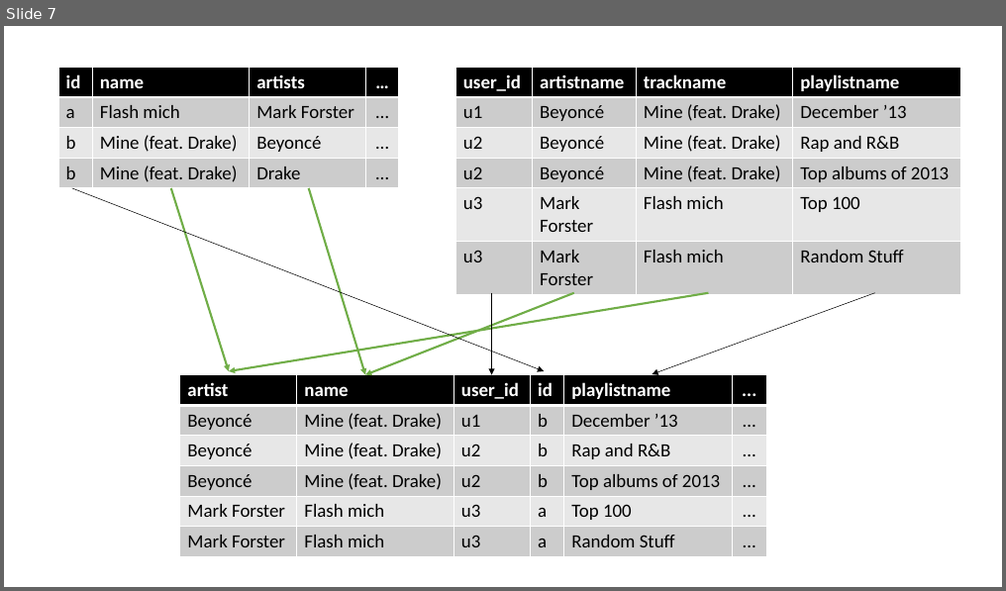
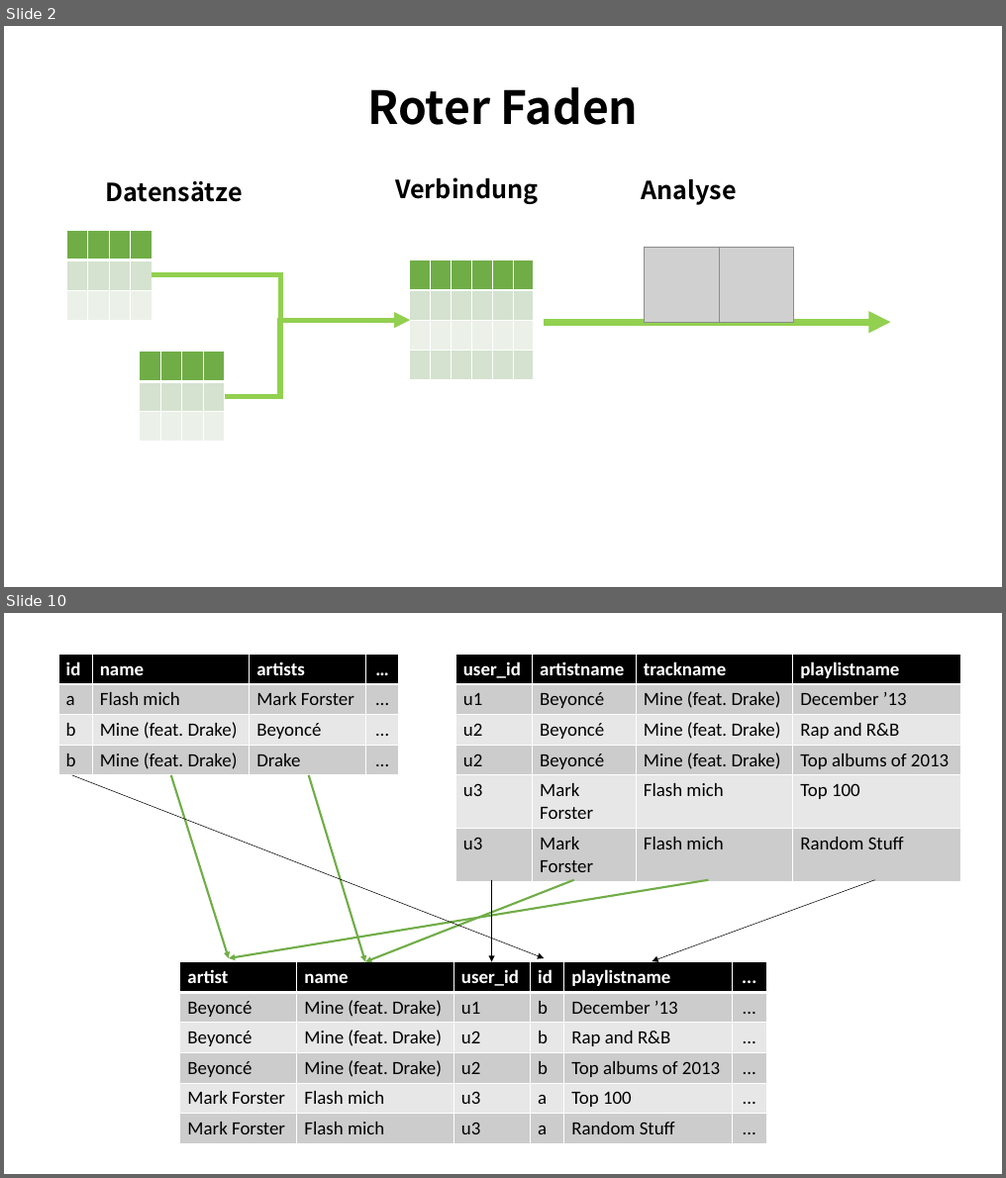
Before and after one commit to eric-kaufmann/spotify_analysis, a slide deck: spotify_analysis.pptx. Shown one above the other, each under a label of ours: slide 7 before the commit, slides 2 and 10 after it; the slides between them are not shown. The pictures are 1006x591 and 1006x1178 pixels, drawn with LibreOffice and Linux fonts; fonts in the diff are those of the drawing; grey boxes stand for pictures. Boxes give left, top, right and bottom in pixels: in the first picture for what was removed or moved away, otherwise in the second. Text is boxed around its words. In the diff, an @@ line names an element or a change of style, - is before the commit and + after.

```diff
--- a/spotify_analysis.pptx
+++ b/spotify_analysis.pptx
@@ slide 2 added at (4,26,1002,587), background #FFFFFF @@
@@ title added at (367,87,639,125), 44 pt, text #000000, bold @@
+Roter Faden
@@ text added at (106,181,243,202), 24 pt, text #000000, bold @@
+Datensätze
@@ text added at (395,177,538,204), 24 pt, text #000000, bold @@
+Verbindung
@@ text added at (641,179,737,205), 24 pt, text #000000, bold @@
+Analyse
@@ table added at (66,230,150,320), 3 rows, 4 columns @@
+ |  |  | 
+ |  |  | 
+ |  |  | 
@@ table added at (410,261,536,380), 4 rows, 6 columns @@
+ |  |  |  |  | 
+ |  |  |  |  | 
+ |  |  |  |  | 
+ |  |  |  |  | 
@@ picture added at (645,248,719,322) @@
@@ picture added at (719,248,794,322) @@
@@ elbow arrow added from (152, 275) to (410, 320), #92D050 5 pt @@
@@ elbow arrow added from (225, 396) to (410, 320), #92D050 5 pt @@
@@ arrow added from (545, 322) to (891, 322), #92D050 7 pt @@
@@ table added at (140,352,224,442), 3 rows, 4 columns @@
+ |  |  | 
+ |  |  | 
+ |  |  | 
@@ what was slide 7 is now slide 10 @@
```
Also in this commit, not shown: 6 slides changed, 4 other slides added, 3 slides removed, 1 other file.
